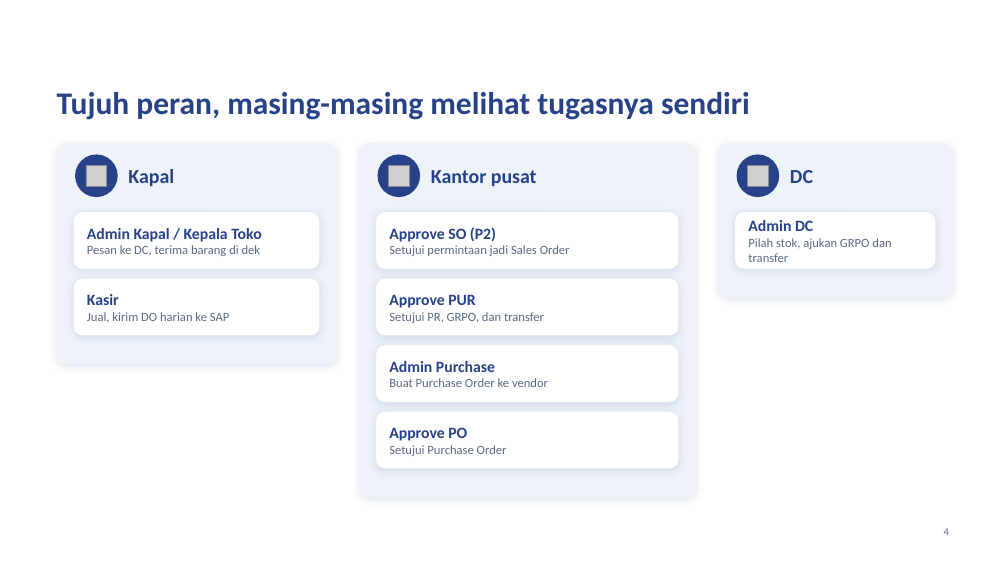
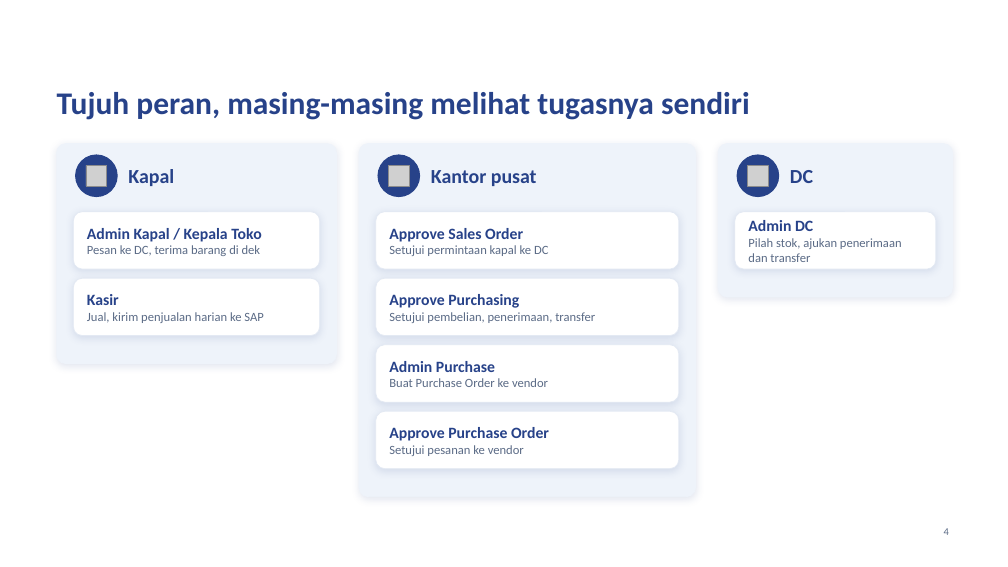
Before and after one commit to alfiandarmawan35/claude, a slide deck: slide 4 of docs/PID_POS_Paparan_Direksi_Template.pptx. Drawn at 1008x567 pixels with LibreOffice and Linux fonts; fonts in the diff are those of the drawing; grey boxes stand for pictures; background and template pictures are left out. Boxes give left, top, right and bottom in pixels: in the first picture for what was removed or moved away, otherwise in the second. Text is boxed around its words. In the diff, an @@ line names an element or a change of style, - is before the commit and + after.

```diff
--- a/docs/PID_POS_Paparan_Direksi_Template.pptx
+++ b/docs/PID_POS_Paparan_Direksi_Template.pptx
@@ text at (x1=389, y1=228, x2=548, y2=256): text changed @@
-Approve SO (P2)
-Setujui permintaan jadi Sales Order
+Approve Sales Order
+Setujui permintaan kapal ke DC
@@ text at (x1=748, y1=238, x2=902, y2=262): text changed @@
-Pilah stok, ajukan GRPO dan transfer
+Pilah stok, ajukan penerimaan dan transfer
@@ text at (x1=389, y1=294, x2=595, y2=323): text changed @@
-Approve PUR
-Setujui PR, GRPO, dan transfer
+Approve Purchasing
+Setujui pembelian, penerimaan, transfer
@@ text at (x1=87, y1=312, x2=263, y2=323): text changed @@
-Jual, kirim DO harian ke SAP
+Jual, kirim penjualan harian ke SAP
@@ text at (x1=389, y1=427, x2=549, y2=456): text changed @@
-Approve PO
-Setujui Purchase Order
+Approve Purchase Order
+Setujui pesanan ke vendor
```
Also in this commit, not shown: 4 other slides changed, 1 other file.
